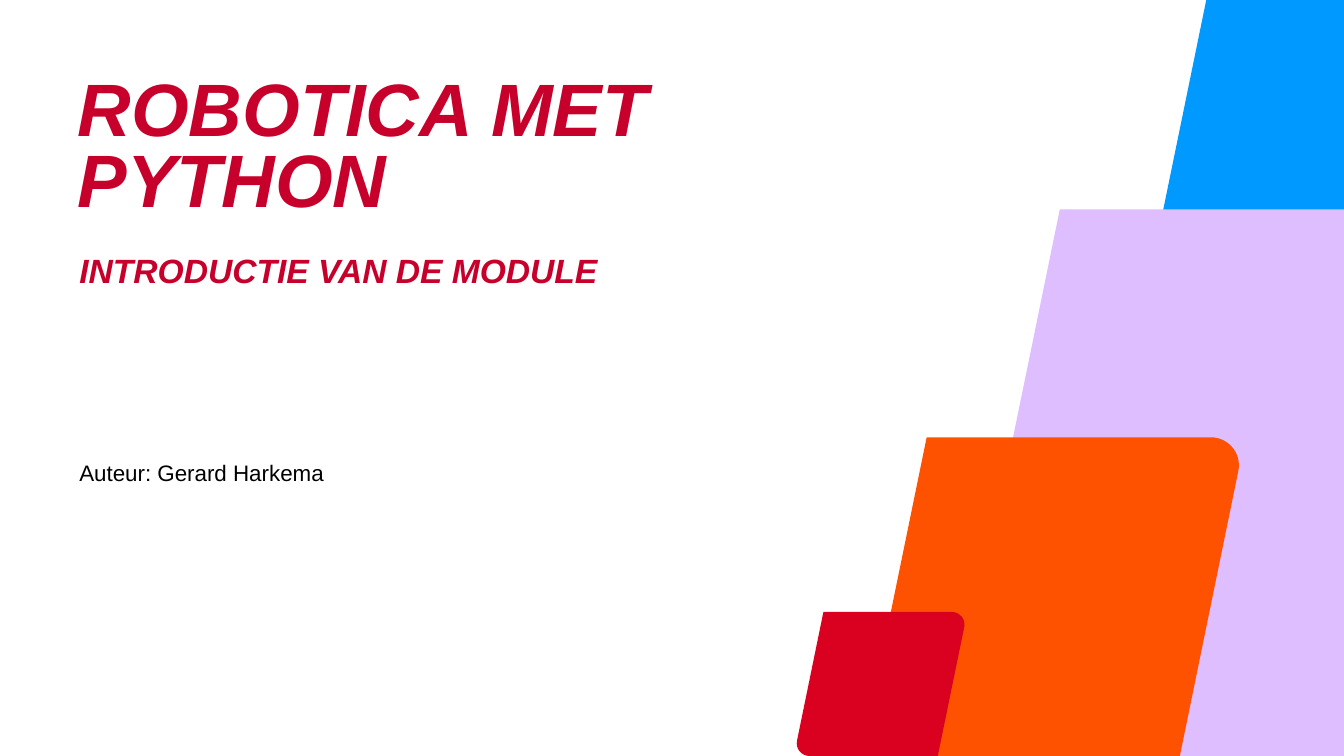
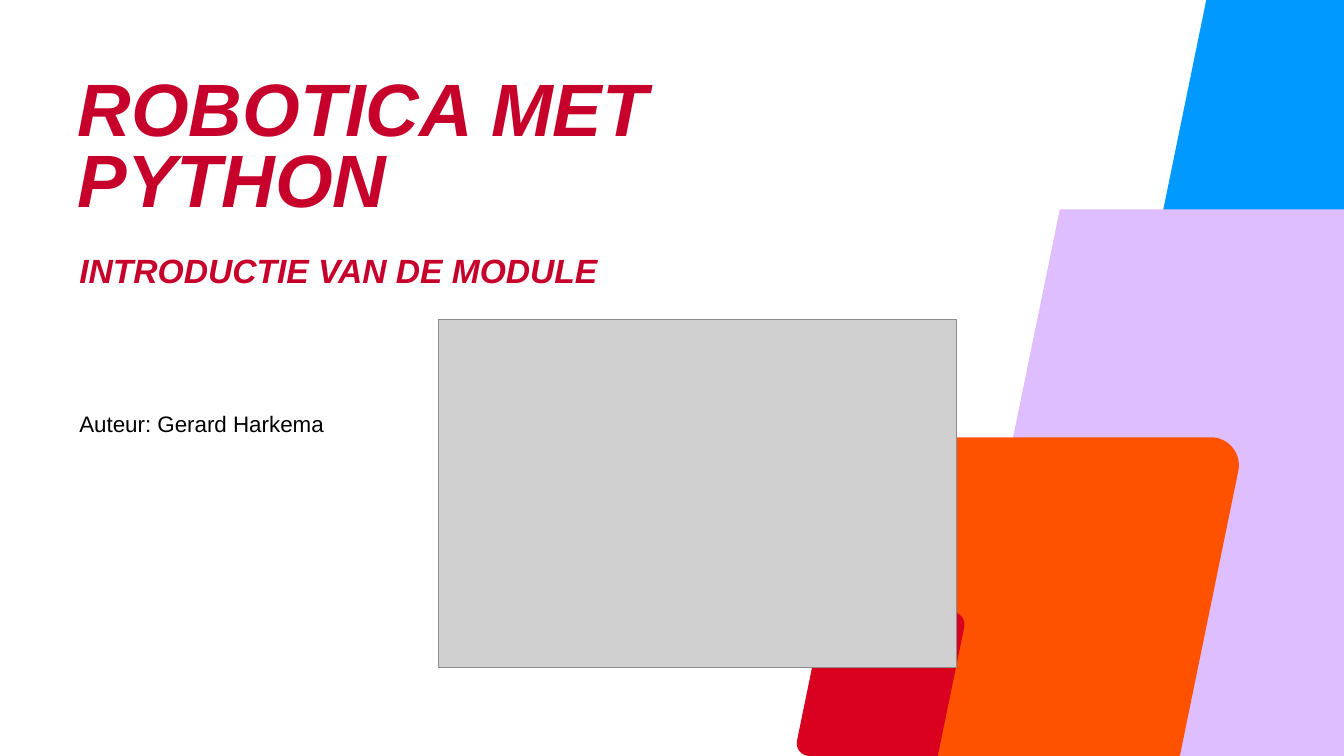
Before and after one commit to AvansMechatronica/vabokCursusRoboticaMetPython, a slide deck: slide 1 of presentaties/Introductie.pptx. Drawn at 1344x756 pixels with LibreOffice and Linux fonts; fonts in the diff are those of the drawing; grey boxes stand for pictures; background and template pictures are left out. Boxes give left, top, right and bottom in pixels: in the first picture for what was removed or moved away, otherwise in the second. Text is boxed around its words. In the diff, an @@ line names an element or a change of style, - is before the commit and + after.

```diff
--- a/presentaties/Introductie.pptx
+++ b/presentaties/Introductie.pptx
@@ text "INTRODUCTIE VAN DE MODULE" rewrapped from <box>79,259,598,482</box> to <box>79,259,598,433</box> @@
@@ picture added at <box>440,320,958,667</box> @@
```
Also in this commit, not shown: 43 other files.
